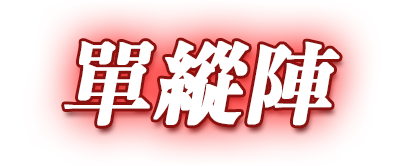
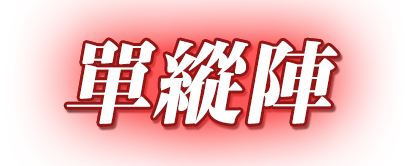
Layers edited between the first and the second 405px x 166px image:
removed layer "單縱陣" over <box>64,40,340,126</box>
added group "Text + Dropshadow" with 2 layers above "圖層 1" over <box>63,37,341,127</box>
added layer "Text" in group "Text + Dropshadow" over <box>66,40,338,124</box>
added layer "Text 拷貝" in group "Text + Dropshadow" over <box>63,37,341,127</box>
